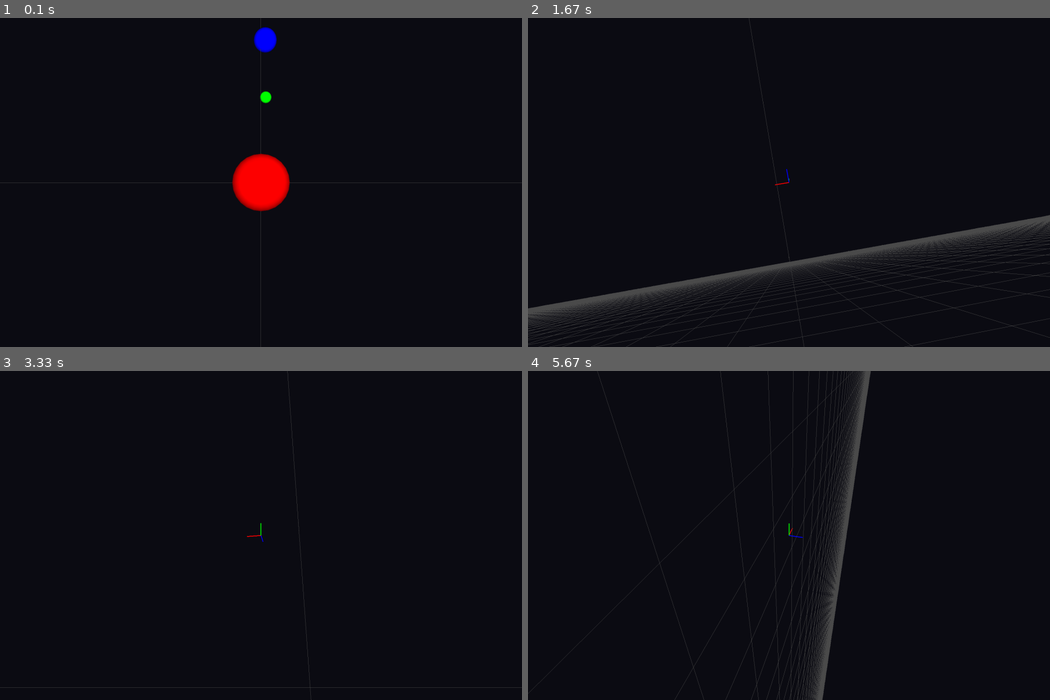
Above: before the commit, frames 1-4 (two rows, left to right).
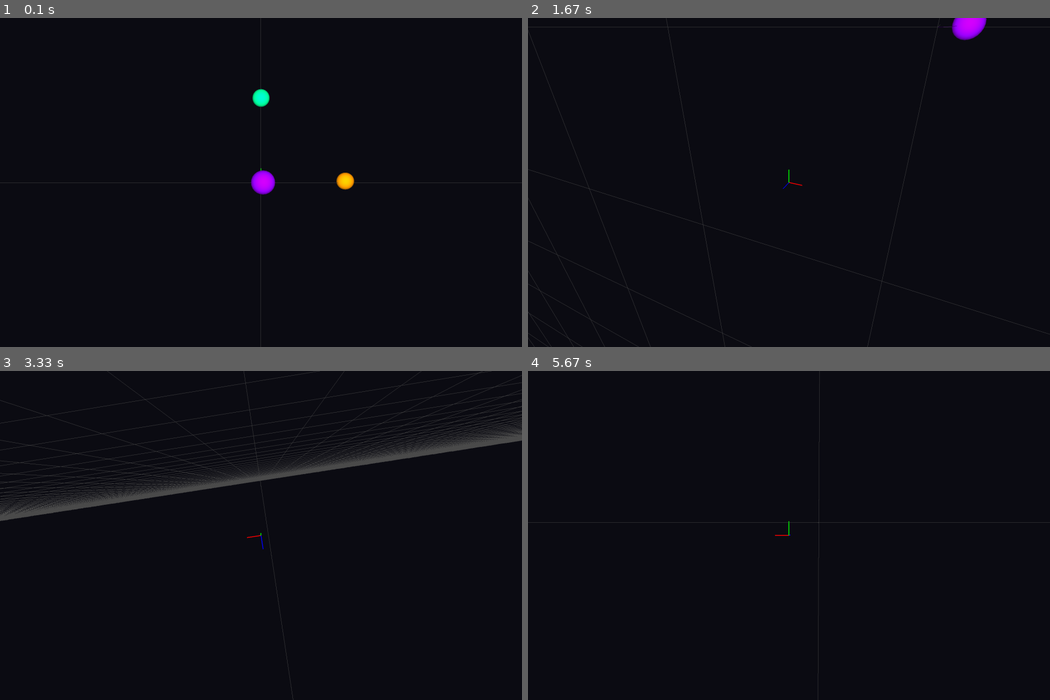
Above: after the commit, the same moments.

Repository: RJ-2911/N-BodySim
Game: pygame game, started from Programs/main.py
The game is run twice, just before and just after one commit, with the same random seed, the same clock (stepped at 60 frames per second) and the same inputs.
Inputs (mouse positions are in pixels of both pictures, inside the frame that each line leads up to):
- Up to frame 1 (0.1 s): no input
- Up to frame 2 (1.67 s): hold Right 0.33-0.8 s; move the mouse to (768, 195) at 0.37 s; hold Up 0.83-1.13 s; move the mouse to (956, 172) at 0.87 s; hold Right 1.17-1.63 s; move the mouse to (794, 205) at 1.2 s
- Up to frame 3 (3.33 s): hold Left 1.67-2.2 s; move the mouse to (135, 538) at 1.7 s; hold Down 2.23-2.53 s; move the mouse to (313, 607) at 2.27 s; hold Left 2.57-2.97 s; move the mouse to (99, 611) at 2.6 s; hold Up from 3 s (still down); move the mouse to (339, 420) at 3.03 s
- Up to frame 4 (5.67 s): release Up at 3.37 s; hold Right 3.4-4.03 s; move the mouse to (982, 650) at 3.43 s; hold Down 4.07-4.43 s; move the mouse to (851, 565) at 4.1 s; hold Left 4.47-4.93 s; move the mouse to (799, 423) at 4.5 s; hold Right 4.97-5.43 s; move the mouse to (663, 469) at 5 s; hold Up from 5.47 s (still down); move the mouse to (601, 525) at 5.5 s

The runs differ from the first frame. In frame 1, 2.1% of the frame differs, in the area x 44-68%, y 2-59%; in frame 2, 6.3%, in the area x 0-100%, y 0-100%; in frame 3, 6.0%; in frame 4, 3.8%.

Commit message:
Added Simulation Speed

Diff:
--- a/Programs/scene.py
+++ b/Programs/scene.py
@@ -9,11 +9,9 @@
 
         # Set Spheres i.e. bodies
         self.spheres = [
-          sp.Sphere([0, 0, 0], [0, 0, 5], 20000, 10, (1, 0, 0, 1)),
-          sp.Sphere([0, 30, 0], [20, 0, 0], 5, 2, (0, 1, 0, 1)),
-          sp.Sphere([0, 50, 0], [18, 0, 0], 20, 4, (0, 0, 1, 1)),
-          sp.Sphere([0, 80, 0], [-15, 0, 0], 50, 6, (1, 0, 1, 1)),
-          sp.Sphere([0, 120, 0], [10, 0, 0], 40, 4, (0.6, 0.6, 1, 1))
+          sp.Sphere([30, 0, 0], [-5, 5, 0], 2000, 3, (1, 0.6, 0, 1)),
+          sp.Sphere([0, 30, 0], [0, -5, 5], 2000, 3, (0, 1, 0.6, 1)),
+          sp.Sphere([0, 0, 30], [5, 0, -5], 2000, 3, (0.6, 0, 1, 1)),
         ]
 
         # Sets Camera
--- a/Programs/simWindow.py
+++ b/Programs/simWindow.py
@@ -22,6 +22,7 @@
         self.clock = pg.time.Clock()
         self.angle = 0.0
         self.running = True
+        self.sim_speed = 10 # Keep below 100, if 100+ thencalculation precision suffers and simulation breaks
 
         # Initializing Classes for all files to access.
         self.physics = phy.Physics(self)
@@ -46,9 +47,10 @@
     def main_loop(self):
         # Keeps the Window running and updated
         while self.running:
-            dt = self.clock.tick(60) / 1000.0  # seconds per frame
-            self.physics.calcForce(self.scene.spheres, dt)
-            self.event.handle_events(dt)
+            dt = 0.001 # seconds per frame
+            scaled_dt = dt * self.sim_speed
+            self.physics.calcForce(self.scene.spheres, scaled_dt)
+            self.event.handle_events(60/1000)
 
             self.renderer.drawGL(self.scene.spheres, self.scene.camera, self.angle)
             pg.display.flip()
--- a/Programs/sphere.py
+++ b/Programs/sphere.py
@@ -10,7 +10,7 @@
         self.velocity = np.array(velocity, dtype=float)
         self.mass = mass
         self.color = color
-        self.trail = deque(maxlen=2000)
+        self.trail = deque(maxlen=1000)
 
     def update(self, force, dt):
         # Updates Body's attributes
--- a/assets/presets.txt
+++ b/assets/presets.txt
@@ -15,3 +15,32 @@
         sp.Sphere([0, 50, 0], [18, 0, 0], 20, 4, (0, 0, 1, 1)),
         sp.Sphere([0, 80, 0], [-15, 0, 0], 50, 6, (1, 0, 1, 1)),
         sp.Sphere([0, 120, 0], [10, 0, 0], 40, 4, (0.6, 0.6, 1, 1))
+
+Preset: 4
+Solar System
+        # Sun
+        sp.Sphere([0, 0, 0], [0, 0, 0], 1000000, 8, (1, 1, 0, 1)),
+
+        # Mercury
+        sp.Sphere([15, 0, 0], [0, 258.2, 0], 5, 1, (0.6, 0.6, 0.6, 1)),
+
+        # Venus
+        sp.Sphere([0, 25, 0], [-200.0, 0, 0], 20, 1.5, (1, 0.9, 0.5, 1)),
+
+        # Earth
+        sp.Sphere([-40, 0, 0], [0, -158.1, 0], 30, 2, (0, 0, 1, 1)),
+
+        # Mars
+        sp.Sphere([0, -60, 0], [129.1, 0, 0], 15, 1.3, (1, 0.3, 0, 1)),
+
+        # Jupiter
+        sp.Sphere([100, 0, 0], [0, 100.0, 0], 1000, 4.5, (1, 0.6, 0.2, 1)),
+
+        # Saturn
+        sp.Sphere([0, 140, 0], [-84.5, 0, 0], 600, 4, (0.9, 0.8, 0.5, 1)),
+
+        # Uranus
+        sp.Sphere([-200, 0, 0], [0, -70.7, 0], 300, 3.5, (0.5, 1, 1, 1)),
+
+        # Neptune
+        sp.Sphere([0, -300, 0], [57.7, 0, 0], 400, 3.5, (0.3, 0.3, 1, 1)),
